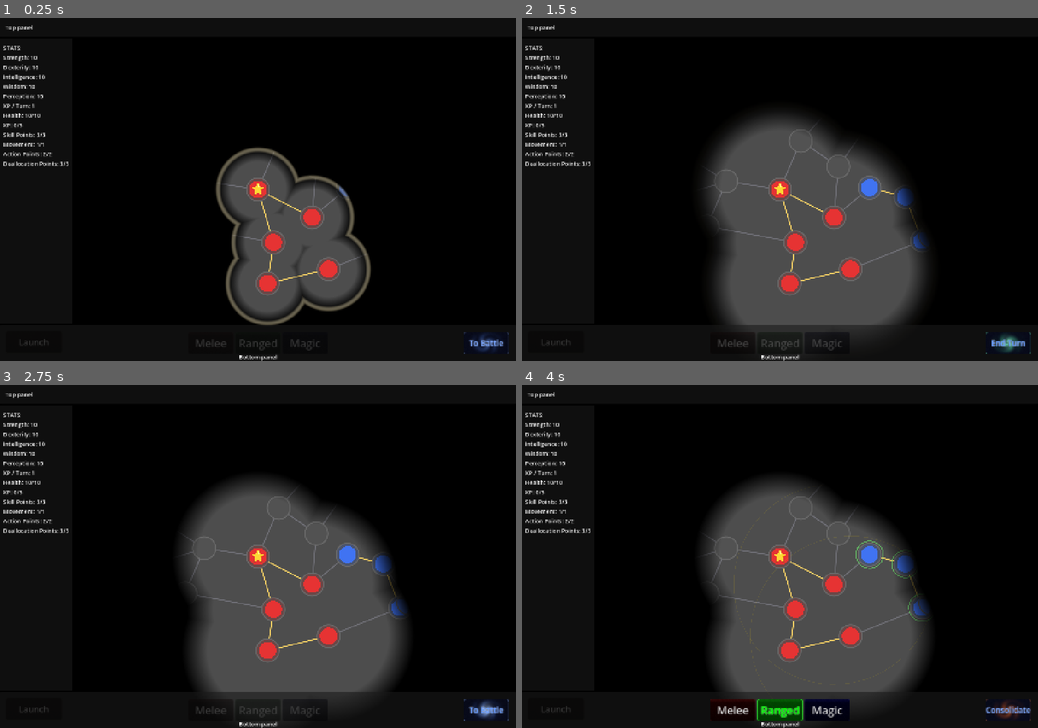
Above: before the commit, frames 1-4 (two rows, left to right).
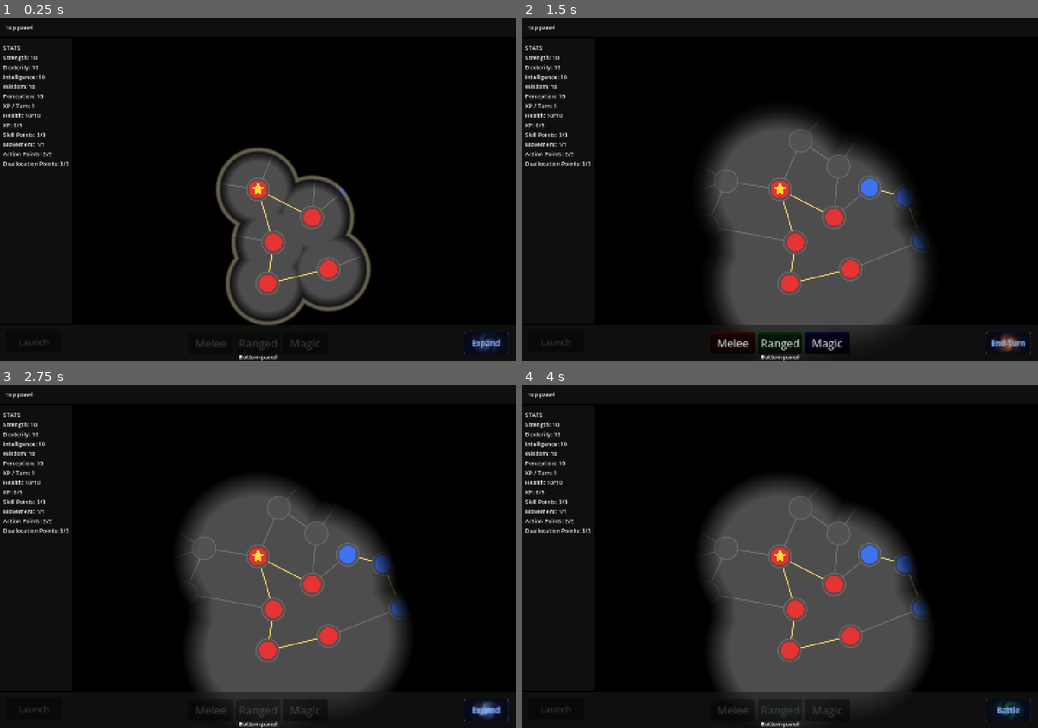
Above: after the commit, the same moments.

Repository: Koaieus/skill-tree-of-life
Game: Godot game, scene res://scenes/dev_sandbox.tscn
Same seed, same stepped clock (60 frames per second), same inputs: the game is played once before the commit and once after it.
Inputs (mouse positions are in pixels of both pictures, inside the frame that each line leads up to):
- Up to frame 1 (0.25 s): no input
- Up to frame 2 (1.5 s): click "To Battle" (after the commit: "Expand") at 0.5 s; click "Consolidate" (after the commit: "Battle") at 1.25 s
- Up to frame 3 (2.75 s): click "End Turn" at 2 s
- Up to frame 4 (4 s): tap Enter at 2.75 s; drag from (780, 556) to (831, 474) at 2.77 s; click (780, 710) at 3.5 s, where only the run before the commit has a clickable "Ranged"

The runs differ from the first frame. In frame 1, less than 0.1% of the frame differs, in the area x 90-98%, y 93-97%; in frame 2, 0.4%; in frame 3, 0.1%; in frame 4, 1.2%, in the area x 36-99%, y 45-98%.

Commit message:
chore: polish pass — level-setup interface, turn phases, range stat
GameRoot.spawn_entity(name, color, core) and Graph.entities_container
replace the procgen sandbox's ad-hoc Entities-node creation and inline
force-allocate. AllocationSystem.force_allocate exposed as the gating-
free primitive that both allocate() and spawn_entity compose.

Turn phases renamed + reordered to CONTRACT → EXPAND → BATTLE
(was DEPLOYMENT → BATTLE → CONSOLIDATION). CONTRACT gates deallocation
only, EXPAND allocation only — prevents misclicks burning the wrong
limited pool. End-turn-button shader colour ramp re-tuned to match the
new mood (blue-calm → teal-growing → orange-hot).

New `range` ScalarStat (base 300) with intrinsic DEX → range INCREASE
+1%/DEX. RangedAttackPlan reads it per-leaf via LocalStat so node-level
modifiers can extend reach on specific firing positions. SkillNode.
get_local_stat falls back to StatRegistry's default_value when the
owning board predates the stat, so hand-authored entity boards stay
functional.

Folder colour palette switched to role-based (teal=topology,
red=agents, yellow=systems, green=presentation, purple=data,
orange=generators+tools, gray=passive). Stale CLAUDE.md autoload
table + architecture summary refreshed. New domain docs for procgen
and allocation; new turn-manager rule; trimmed the over-explained
"bin-as-algebra" section in stats-system rule.

Co-Authored-By: Claude Opus 4.7 <noreply@anthropic.com>

Diff:
--- a/attack/plan/ranged_attack_plan.gd
+++ b/attack/plan/ranged_attack_plan.gd
@@ -3,11 +3,10 @@
 
 ## Single-target ranged attack: the player left-clicks an enemy-occupied
 ## node to mark it as the target. Firing positions are derived (every leaf
-## of the attacker's owned territory) — those within [member FIRING_RANGE]
-## of the target light up as ORIGIN. Right-click the current target to
-## clear it.
-
-const FIRING_RANGE: float = 280.0
+## of the attacker's owned territory). Each leaf reads its own `range` stat
+## (LocalStat, so per-node modifiers can extend reach); leaves whose range
+## reaches the target light up as ORIGIN. Right-click the current target
+## to clear it.
 
 var target: SkillNode = null
 
@@ -38,14 +37,14 @@
 	return attacker.navigator.get_leaf_nodes()
 
 
-## Subset of [method get_firing_positions] within [const FIRING_RANGE] of
-## the current target. Empty if no target.
+## Subset of [method get_firing_positions] whose per-leaf [code]range[/code]
+## stat reaches the current target. Empty if no target.
 func get_reaching_firing_positions() -> Array[SkillNode]:
 	var result: Array[SkillNode] = []
 	if target == null:
 		return result
 	for leaf in get_firing_positions():
-		if leaf.global_position.distance_to(target.global_position) <= FIRING_RANGE:
+		if leaf.global_position.distance_to(target.global_position) <= _leaf_range(leaf):
 			result.append(leaf)
 	return result
 
@@ -58,7 +57,7 @@
 	if node.owned_by == attacker:
 		if get_firing_positions().has(node) and target != null:
 			var d := node.global_position.distance_to(target.global_position)
-			return HighlightRole.ORIGIN if d <= FIRING_RANGE else HighlightRole.NONE
+			return HighlightRole.ORIGIN if d <= _leaf_range(node) else HighlightRole.NONE
 		return HighlightRole.NONE
 	if node.owned_by != null and node.owned_by != attacker:
 		return HighlightRole.IN_RANGE
@@ -69,8 +68,12 @@
 	if attacker == null or attacker.navigator == null:
 		return 0.0
 	if get_firing_positions().has(node):
-		return FIRING_RANGE
+		return _leaf_range(node)
 	return 0.0
+
+
+func _leaf_range(node: SkillNode) -> float:
+	return float(node.get_local_stat(&"range").value)
 
 
 func validate() -> Array[String]:
--- a/entity/default_entity_board.tres
+++ b/entity/default_entity_board.tres
@@ -17,6 +17,7 @@
 [ext_resource type="Resource" uid="uid://cuwrjp66o6bnx" path="res://stats_system/defs/movement_points.tres" id="def_movement_points"]
 [ext_resource type="Resource" path="res://stats_system/defs/node_health.tres" id="def_node_health"]
 [ext_resource type="Resource" path="res://stats_system/defs/perception.tres" id="def_perception"]
+[ext_resource type="Resource" path="res://stats_system/defs/range.tres" id="def_range"]
 [ext_resource type="Resource" path="res://stats_system/defs/sensor_range.tres" id="def_sensor_range"]
 [ext_resource type="Resource" path="res://stats_system/defs/skill_points.tres" id="def_skill_points"]
 [ext_resource type="Resource" path="res://stats_system/defs/strength.tres" id="def_strength"]
@@ -135,6 +136,16 @@
 formula = SubResource("formula_str_to_blade_size")
 stat_id = &"blade_size"
 
+[sub_resource type="Resource" id="formula_dex_to_range"]
+script = ExtResource("script_linear")
+source_stat_id = &"dexterity"
+
+[sub_resource type="Resource" id="mod_dex_to_range"]
+script = ExtResource("script_derived")
+formula = SubResource("formula_dex_to_range")
+stat_id = &"range"
+operation = 1
+
 [sub_resource type="Resource" id="pool_mana"]
 resource_name = "mana"
 script = ExtResource("3_pool")
@@ -165,6 +176,12 @@
 script = ExtResource("2_scalar")
 definition = ExtResource("def_perception")
 base_value = 10.0
+
+[sub_resource type="Resource" id="scalar_range"]
+resource_name = "range"
+script = ExtResource("2_scalar")
+definition = ExtResource("def_range")
+base_value = 300.0
 
 [sub_resource type="Resource" id="scalar_sensor_range"]
 resource_name = "sensor_range"
@@ -234,7 +251,8 @@
 initiative_speed = SubResource("scalar_initiative_speed")
 vision_range = SubResource("scalar_vision_range")
 sensor_range = SubResource("scalar_sensor_range")
+range = SubResource("scalar_range")
 mana = SubResource("pool_mana")
 mana_per_turn = SubResource("scalar_mana_per_turn")
 blade_size = SubResource("scalar_blade_size")
-intrinsic_modifiers = Array[ExtResource("12_3edt8")]([SubResource("mod_per_to_vision"), SubResource("mod_int_to_mana"), SubResource("mod_int_to_mana_pt"), SubResource("mod_wis_to_xp_pt"), SubResource("mod_dex_to_sensor"), SubResource("mod_str_to_blade_size")])
+intrinsic_modifiers = Array[ExtResource("12_3edt8")]([SubResource("mod_per_to_vision"), SubResource("mod_int_to_mana"), SubResource("mod_int_to_mana_pt"), SubResource("mod_wis_to_xp_pt"), SubResource("mod_dex_to_sensor"), SubResource("mod_str_to_blade_size"), SubResource("mod_dex_to_range")])
--- a/entity/entity.tscn
+++ b/entity/entity.tscn
@@ -1,6 +1,9 @@
-[gd_scene load_steps=2 format=3 uid="uid://b8gxnt7y3a1pk"]
+[gd_scene format=3 uid="uid://b8gxnt7y3a1pk"]
 
-[ext_resource type="Script" path="res://entity/entity.gd" id="1_entity"]
+[ext_resource type="Script" uid="uid://dwxok6qi3pfce" path="res://entity/entity.gd" id="1_entity"]
+[ext_resource type="Resource" uid="uid://ccs1cqdf8r6qt" path="res://entity/default_entity_board.tres" id="2_mckvm"]
 
-[node name="Entity" type="Node"]
+[node name="Entity" type="Node" unique_id=306801215]
 script = ExtResource("1_entity")
+stat_board = ExtResource("2_mckvm")
+metadata/_custom_type_script = "uid://dwxok6qi3pfce"
--- a/graph/graph.gd
+++ b/graph/graph.gd
@@ -20,6 +20,11 @@
 @export var navigator: Navigator
 @export var skill_nodes_container: Node2D
 @export var edges_container: Node2D
+## Where dynamically-spawned [Entity] instances live (procgen, scripted setup).
+## Parallel to the other containers — Graph owns the slot, GameRoot owns the
+## spawning API. Hand-authored entities (dev_sandbox) may live elsewhere; the
+## `%Player` unique-name lookup ignores parent.
+@export var entities_container: Node
 
 
 func _ready() -> void:
--- a/project.godot
+++ b/project.godot
@@ -44,13 +44,18 @@
 [file_customization]
 
 folder_colors={
+"res://addons/": "orange",
 "res://assets/": "gray",
-"res://attack/": "orange",
-"res://autoload/": "pink",
+"res://attack/": "red",
+"res://autoload/": "purple",
+"res://docs/": "gray",
 "res://entity/": "red",
 "res://graph/": "teal",
-"res://skill_node/": "red",
-"res://stats_system/": "pink",
+"res://procgen/": "orange",
+"res://scenes/": "green",
+"res://skill_node/": "teal",
+"res://stats_system/": "purple",
 "res://systems/": "yellow",
+"res://tools/": "orange",
 "res://ui/": "green"
 }
--- a/scenes/game_root.gd
+++ b/scenes/game_root.gd
@@ -9,6 +9,13 @@
 ## system wiring and turn start. Default behaviour expects a hand-authored
 ## scene with `%Player` already present (dev_sandbox style); procgen sandboxes
 ## override the hook to spawn the player after generation.
+##
+## Spawning runtime entities: call [method spawn_entity] — it parents under
+## `graph.entities_container`, duplicates the default stat board, and force-
+## allocates a core if given. The hand-authored dev_sandbox `%Player` skips
+## this path; that's fine, `%Player` lookup ignores parent.
+
+const _DEFAULT_BOARD := preload("res://entity/default_entity_board.tres")
 
 # Entities — `player` may be null until _setup_level() resolves it. The default
 # hook tries to find a `%Player` unique-name node; subclasses can replace.
@@ -68,6 +75,26 @@
 		player = get_node("%Player") as Entity
 
 
+## Spawn an [Entity] under `graph.entities_container` with a duplicated copy
+## of the default stat board. If [param core] is given, force-allocates it as
+## the entity's first node and sets `core_location`. Returns the entity.
+##
+## Skips [method AllocationSystem.allocate] gating — this is dev/procgen
+## setup, not a gameplay action. Mid-game spawning should still route through
+## the gated path.
+func spawn_entity(ent_name: String, color: Color, core: SkillNode = null) -> Entity:
+	var ent := Entity.new()
+	ent.name = ent_name
+	ent.display_name = ent_name
+	ent.color = color
+	ent.stat_board = _DEFAULT_BOARD.duplicate(true) as StatBoard
+	graph.entities_container.add_child(ent)
+	if core != null:
+		allocation_system.force_allocate(ent, core)
+		ent.core_location = core
+	return ent
+
+
 func _focus_camera_on_player() -> void:
 	if camera == null or player == null:
 		return
--- a/scenes/game_root.tscn
+++ b/scenes/game_root.tscn
@@ -15,15 +15,18 @@
 [node name="GameRoot" type="Node2D"]
 script = ExtResource("1_root")
 
-[node name="Graph" type="Node2D" parent="." node_paths=PackedStringArray("navigator", "skill_nodes_container", "edges_container")]
+[node name="Graph" type="Node2D" parent="." node_paths=PackedStringArray("navigator", "skill_nodes_container", "edges_container", "entities_container")]
 script = ExtResource("2_graph")
 navigator = NodePath("Systems/Navigator")
 skill_nodes_container = NodePath("Nodes")
 edges_container = NodePath("Edges")
+entities_container = NodePath("Entities")
 
 [node name="Edges" type="Node2D" parent="Graph"]
 
 [node name="Nodes" type="Node2D" parent="Graph"]
+
+[node name="Entities" type="Node" parent="Graph"]
 
 [node name="GraphCamera" type="Camera2D" parent="Graph"]
 unique_name_in_owner = true
--- a/scenes/procgen_play_sandbox.gd
+++ b/scenes/procgen_play_sandbox.gd
@@ -7,10 +7,10 @@
 ##
 ## Random-walk territory expansion below skips [AllocationSystem.allocate]
 ## because that's gated on SP/AP — fine in-game, hostile to one-shot setup.
-## Setting `node.owned_by` directly + mirroring + pushing modifiers is the
-## same primitive AllocationSystem composes on top of.
+## Uses [method AllocationSystem.force_allocate], the same primitive
+## [method GameRoot.spawn_entity] composes for the initial core.
 
-const _DEFAULT_BOARD := preload("res://entity/default_entity_board.tres")
+const _STARTER_GROUP := &"procgen_starter"
 
 @export var preset: GraphProcgenConfig
 @export var player_color: Color = Color(0.4, 0.8, 1.0)
@@ -42,18 +42,15 @@
 	if starting_nodes.is_empty():
 		push_warning("ProcgenPlaySandbox: procgen returned no starting nodes")
 		return
+	for n in starting_nodes:
+		(n as Node).add_to_group(_STARTER_GROUP)
 
-	# Entities live under Graph so Entity._find_graph() resolves.
-	var entities_root := Node.new()
-	entities_root.name = "Entities"
-	graph.add_child(entities_root)
-
-	player = _spawn_entity(entities_root, "Player", player_color, starting_nodes[0])
+	player = spawn_entity("Player", player_color, starting_nodes[0])
 
 	var enemies: Array[Entity] = []
 	for i in range(1, starting_nodes.size()):
 		var color: Color = enemy_colors[(i - 1) % enemy_colors.size()] if not enemy_colors.is_empty() else Color.RED
-		enemies.append(_spawn_entity(entities_root, "Enemy_%d" % i, color, starting_nodes[i]))
+		enemies.append(spawn_entity("Enemy_%d" % i, color, starting_nodes[i]))
 
 	# Wire systems that needed live entities (edit-time NodePaths can't bind
 	# to nodes that don't exist yet).
@@ -66,32 +63,6 @@
 	_expand(player, rng, expansion_steps)
 	for e in enemies:
 		_expand(e, rng, expansion_steps)
-
-
-func _spawn_entity(parent: Node, ent_name: String, color: Color, core: SkillNode) -> Entity:
-	var ent := Entity.new()
-	ent.name = ent_name
-	ent.display_name = ent_name
-	ent.color = color
-	ent.stat_board = _DEFAULT_BOARD.duplicate(true) as StatBoard
-	parent.add_child(ent)
-	# add_child triggers Entity._ready synchronously (parent is already in
-	# tree), so ent.navigator is live by the time we allocate the core.
-	_force_allocate(ent, core)
-	ent.core_location = core
-	return ent
-
-
-## Skips AllocationSystem gating (SP cost, adjacency) — direct primitive
-## suitable for dev setup. AllocationSystem.allocate composes the same
-## three side-effects plus the gates.
-func _force_allocate(ent: Entity, node: SkillNode) -> void:
-	node.owned_by = ent
-	if ent.navigator != null:
-		ent.navigator.mirror_add(node)
-	if ent.stat_board != null:
-		for m in node.modifiers:
-			ent.stat_board.add_modifier(m)
 
 
 func _expand(ent: Entity, rng: RandomNumberGenerator, steps: int) -> void:
@@ -110,4 +81,4 @@
 		if candidates.is_empty():
 			continue
 		var target: SkillNode = candidates[rng.randi() % candidates.size()]
-		_force_allocate(ent, target)
+		allocation_system.force_allocate(ent, target)
--- a/scenes/procgen_play_sandbox.tscn
+++ b/scenes/procgen_play_sandbox.tscn
@@ -1,9 +1,15 @@
 [gd_scene format=3 uid="uid://bgrmlsmdot2xl"]
 
-[ext_resource type="PackedScene" uid="uid://b0game0root0base" path="res://scenes/game_root.tscn" id="1_base"]
-[ext_resource type="Script" path="res://scenes/procgen_play_sandbox.gd" id="2_script"]
+[ext_resource type="PackedScene" uid="uid://c13p7m8d4clqu" path="res://scenes/game_root.tscn" id="1_base"]
+[ext_resource type="Script" uid="uid://bki8jbn5yvk7u" path="res://scenes/procgen_play_sandbox.gd" id="2_script"]
 [ext_resource type="Resource" uid="uid://drdxdv4lm7sgr" path="res://procgen/presets/circle_default.tres" id="3_preset"]
 
-[node name="ProcgenPlaySandbox" instance=ExtResource("1_base")]
+[node name="ProcgenPlaySandbox" unique_id=1716671599 instance=ExtResource("1_base")]
 script = ExtResource("2_script")
 preset = ExtResource("3_preset")
+player_color = Color(0.4, 0.8, 1, 1)
+enemy_colors = Array[Color]([Color(0.95, 0.4, 0.4, 1), Color(1, 0.6, 0.2, 1)])
+node_count_override = 50
+n_random_starters = 1
+viability_radius = 400.0
+expansion_steps = 9
--- a/skill_node/skill_node.gd
+++ b/skill_node/skill_node.gd
@@ -160,7 +160,10 @@
 ## Lazy materialization of a per-node Stat for `stat_id`. If the owning
 ## entity has the same-id stat, we bind to it so the LocalStat's read
 ## merges entity + local bins. Owner changes re-bind via
-## _refresh_local_stat_bindings.
+## _refresh_local_stat_bindings. If the entity board doesn't carry that
+## stat (older hand-authored boards predating the stat's introduction),
+## we still seed the LocalStat from StatRegistry's default so reads return
+## something sensible instead of 0.
 func get_local_stat(stat_id: StringName) -> LocalStat:
 	if not _local_stats.has(stat_id):
 		var ls := LocalStat.new()
@@ -170,6 +173,11 @@
 		if src != null:
 			ls.definition = src.definition
 			ls.entity_stat = src
+		else:
+			var def: StatDef = StatRegistry.get_def(stat_id)
+			if def != null:
+				ls.definition = def
+				ls.base_value = def.default_value
 		_local_stats[stat_id] = ls
 	return _local_stats[stat_id]
 
--- /dev/null
+++ b/stats_system/defs/range.tres
@@ -0,0 +1,14 @@
+[gd_resource type="Resource" script_class="StatDef" load_steps=2 format=3]
+
+[ext_resource type="Script" uid="uid://0rq8abv83bkj" path="res://stats_system/stat_def.gd" id="1_stat_def"]
+
+[resource]
+script = ExtResource("1_stat_def")
+id = &"range"
+display_name = "Range"
+description = "Ranged firing distance in scene pixels — distance from a leaf node to an enemy node it can fire on. Read per-leaf as a LocalStat, so node-level modifiers (sniper posts, scopes) extend reach on specific firing positions. Scales with DEX via a DerivedModifierDef (+1% per DEX)."
+value_type = 0
+default_value = 300.0
+display_order = 70
+display_type = 0
+tint_color = Color(0.95, 0.55, 0.35, 1)
--- a/stats_system/stat_board.gd
+++ b/stats_system/stat_board.gd
@@ -54,6 +54,9 @@
 @export_group("Vision")
 @export var vision_range: ScalarStat	## Euclidean sight radius in scene pixels.
 @export var sensor_range: ScalarStat	## Topology sensor radius in hops past owned nodes.
+
+@export_group("Ranged")
+@export var range: ScalarStat			## Per-leaf firing distance in scene pixels. Localized on leaves.
 
 @export_group("Magic")
 @export var mana: PoolStat				## Casting resource. Max = base + INT//10; regen = floor(log(INT)) per turn.
--- a/systems/allocation_system.gd
+++ b/systems/allocation_system.gd
@@ -65,14 +65,24 @@
 	var board := entity.stat_board
 	if board != null and board.skill_points != null:
 		board.skill_points.spend(1)
+	force_allocate(entity, node)
+	return true
+
+
+## Gating-free primitive: set ownership, mirror to navigator, push node
+## modifiers onto entity's stat board. allocate() composes this with SP
+## gating + adjacency rules; procgen / scripted setup uses it directly.
+func force_allocate(entity: Entity, node: SkillNode) -> void:
+	if entity == null or node == null:
+		return
 	node.owned_by = entity
 	if entity.navigator != null:
 		entity.navigator.mirror_add(node)
+	var board := entity.stat_board
 	if board != null:
 		for m in node.modifiers:
 			board.add_modifier(m)
 	allocated.emit(node, entity)
-	return true
 
 
 func deallocate(node: SkillNode, entity: Entity) -> bool:
--- a/systems/battle_system.gd
+++ b/systems/battle_system.gd
@@ -29,7 +29,6 @@
 		attack_plan = value
 		if attack_plan != null:
 			attack_plan.state_changed.connect(_on_plan_state_changed)
-		print('Attack plan is now: %s' % value)
 		attack_plan_changed.emit(value)
 		attack_plan_state_changed.emit()
 
--- a/systems/player_input_controller.gd
+++ b/systems/player_input_controller.gd
@@ -47,11 +47,10 @@
 func _on_skill_node_left_clicked(skill_node: SkillNode) -> void:
 	if _route_battle_click(skill_node, true):
 		return
-	if turn_manager.can_allocate():
-		if skill_node.owned_by == null:
-			allocation_system.allocate(skill_node, player)
-		elif skill_node.owned_by == player:
-			allocation_system.deallocate(skill_node, player)
+	if turn_manager.can_allocate() and skill_node.owned_by == null:
+		allocation_system.allocate(skill_node, player)
+	elif turn_manager.can_deallocate() and skill_node.owned_by == player:
+		allocation_system.deallocate(skill_node, player)
 
 
 func _on_skill_node_right_clicked(skill_node: SkillNode) -> void:
--- a/systems/turn_manager.gd
+++ b/systems/turn_manager.gd
@@ -12,9 +12,9 @@
 ## the phase IS that flag).
 
 enum Phase {
-	DEPLOYMENT,    # Allocate / deallocate, reposition the constellation
-	BATTLE,        # Attack & defend; action_points consumed here
-	CONSOLIDATION, # Cleanup, promotions, lock-ins, end-of-turn ticks
+	CONTRACT,  # Deallocate only — free SP by ceding territory (deallocation_points)
+	EXPAND,    # Allocate only — spend SP to grow the constellation
+	BATTLE,    # Attack & defend — action_points consumed here
 }
 
 signal ticked
@@ -26,30 +26,30 @@
 var current_entity: Entity = null
 ## The phase that `current_entity` is currently in. Meaningless if
 ## `current_entity == null`.
-var current_phase: Phase = Phase.DEPLOYMENT
+var current_phase: Phase = Phase.CONTRACT
 
 
-## Hand the turn to `entity`. Phase resets to DEPLOYMENT.
+## Hand the turn to `entity`. Phase resets to CONTRACT.
 func start_turn(entity: Entity) -> void:
 	assert(entity != null, "TurnManager.start_turn(null)")
 	assert(current_entity == null, "Already in a turn: %s" % current_entity)
 	current_entity = entity
-	current_phase = Phase.DEPLOYMENT
+	current_phase = Phase.CONTRACT
 	turn_started.emit(entity)
 	phase_changed.emit(entity, current_phase)
 
 
 ## Advance to the next phase. Returns true on a real transition, false
-## if already at CONSOLIDATION (caller should then `end_turn()`).
+## if already at BATTLE (caller should then `end_turn()`).
 func advance_phase() -> bool:
 	if current_entity == null:
 		return false
 	match current_phase:
-		Phase.DEPLOYMENT:
+		Phase.CONTRACT:
+			current_phase = Phase.EXPAND
+		Phase.EXPAND:
 			current_phase = Phase.BATTLE
 		Phase.BATTLE:
-			current_phase = Phase.CONSOLIDATION
-		Phase.CONSOLIDATION:
 			return false
 	phase_changed.emit(current_entity, current_phase)
 	return true
@@ -99,9 +99,14 @@
 	push_warning("TurnManager: no entity reached 100 initiative in %d ticks" % max_ticks)
 
 
-## Returns true if an allocation/deallocation is currently permitted.
+## Returns true if voluntary allocation is currently permitted.
 func can_allocate() -> bool:
-	return current_entity != null and current_phase == Phase.DEPLOYMENT
+	return current_entity != null and current_phase == Phase.EXPAND
+
+
+## Returns true if voluntary deallocation is currently permitted.
+func can_deallocate() -> bool:
+	return current_entity != null and current_phase == Phase.CONTRACT
 
 
 ## Returns true if a combat action is currently permitted.
--- a/ui/end_turn_button/end_turn_button.gdshader
+++ b/ui/end_turn_button/end_turn_button.gdshader
@@ -2,7 +2,7 @@
 
 // Slow swirling vortex — time-passes mood for the End Turn button.
 // Polar-domain spiral arms warped by fbm noise, color-ramped per turn phase.
-// phase_blend: 0=DEPLOYMENT (blue, calm), 1=BATTLE (orange, fast), 2=CONSOLIDATION (teal, slow).
+// phase_blend: 0=CONTRACT (blue, calm), 1=EXPAND (green, growing), 2=BATTLE (orange, fast).
 // Same uniform contract as the fire shader for the `_push()` symmetry.
 
 uniform vec2 mouse_uv;
@@ -61,19 +61,19 @@
     if (shape < 0.001) discard;
 
     // Phase-derived tint and swirl speed.
-    // DEPLOYMENT=0: cool blue, relaxed cadence.
-    // BATTLE=1:     orange-red, quick spiral.
-    // CONSOLIDATION=2: teal-green, very slow drift.
+    // CONTRACT=0: cool blue, relaxed cadence.
+    // EXPAND=1:   teal-green, growing drift.
+    // BATTLE=2:   orange-red, quick spiral.
     float p01 = clamp(phase_blend, 0.0, 1.0);
     float p12 = clamp(phase_blend - 1.0, 0.0, 1.0);
-    vec3 tint_d = vec3(0.28, 0.48, 0.92);
-    vec3 tint_b = vec3(0.88, 0.32, 0.10);
-    vec3 tint_c = vec3(0.18, 0.72, 0.52);
-    vec3 phase_tint = mix(mix(tint_d, tint_b, p01), tint_c, p12);
-    vec3 phase_hot  = mix(mix(vec3(0.85, 0.95, 1.0), vec3(1.0, 0.72, 0.35), p01),
-                          vec3(0.60, 1.0, 0.78), p12);
-    // Deploy=0.7, Battle=1.6, Consolidation=0.45
-    float swirl_speed = mix(mix(0.7, 1.6, p01), 0.45, p12);
+    vec3 tint_contract = vec3(0.28, 0.48, 0.92);
+    vec3 tint_expand   = vec3(0.18, 0.72, 0.52);
+    vec3 tint_battle   = vec3(0.88, 0.32, 0.10);
+    vec3 phase_tint = mix(mix(tint_contract, tint_expand, p01), tint_battle, p12);
+    vec3 phase_hot  = mix(mix(vec3(0.85, 0.95, 1.0), vec3(0.60, 1.0, 0.78), p01),
+                          vec3(1.0, 0.72, 0.35), p12);
+    // Contract=0.55, Expand=0.85, Battle=1.6
+    float swirl_speed = mix(mix(0.55, 0.85, p01), 1.6, p12);
 
     // Polar domain. Spiral arms: angle modulated by radius gives the
     // logarithmic-spiral look; TIME * swirl_speed drives the rotation.
--- a/ui/ui_root.gd
+++ b/ui/ui_root.gd
@@ -66,9 +66,9 @@
 func _on_phase_changed(_e: Entity, phase: TurnManager.Phase) -> void:
 	end_turn_button.phase = float(phase)
 	match phase:
-		TurnManager.Phase.DEPLOYMENT:    end_turn_button.text = "To Battle"
-		TurnManager.Phase.BATTLE:        end_turn_button.text = "Consolidate"
-		TurnManager.Phase.CONSOLIDATION: end_turn_button.text = "End Turn"
+		TurnManager.Phase.CONTRACT: end_turn_button.text = "Expand"
+		TurnManager.Phase.EXPAND:   end_turn_button.text = "Battle"
+		TurnManager.Phase.BATTLE:   end_turn_button.text = "End Turn"
 
 
 func _on_end_turn_pressed() -> void:
Not shown, changed: .claude/rules/stats-system.md
Not shown, added: .claude/rules/turn-manager.md
Not shown, changed: CLAUDE.md
Not shown, changed: docs/GDD.md
Not shown, changed: docs/design/combat_system.md
Not shown, changed: docs/design/entity_stat_board_prototype.md
Not shown, changed: docs/design/index.md
Not shown, added: docs/domain/allocation_system.md
Not shown, added: docs/domain/procgen.md
